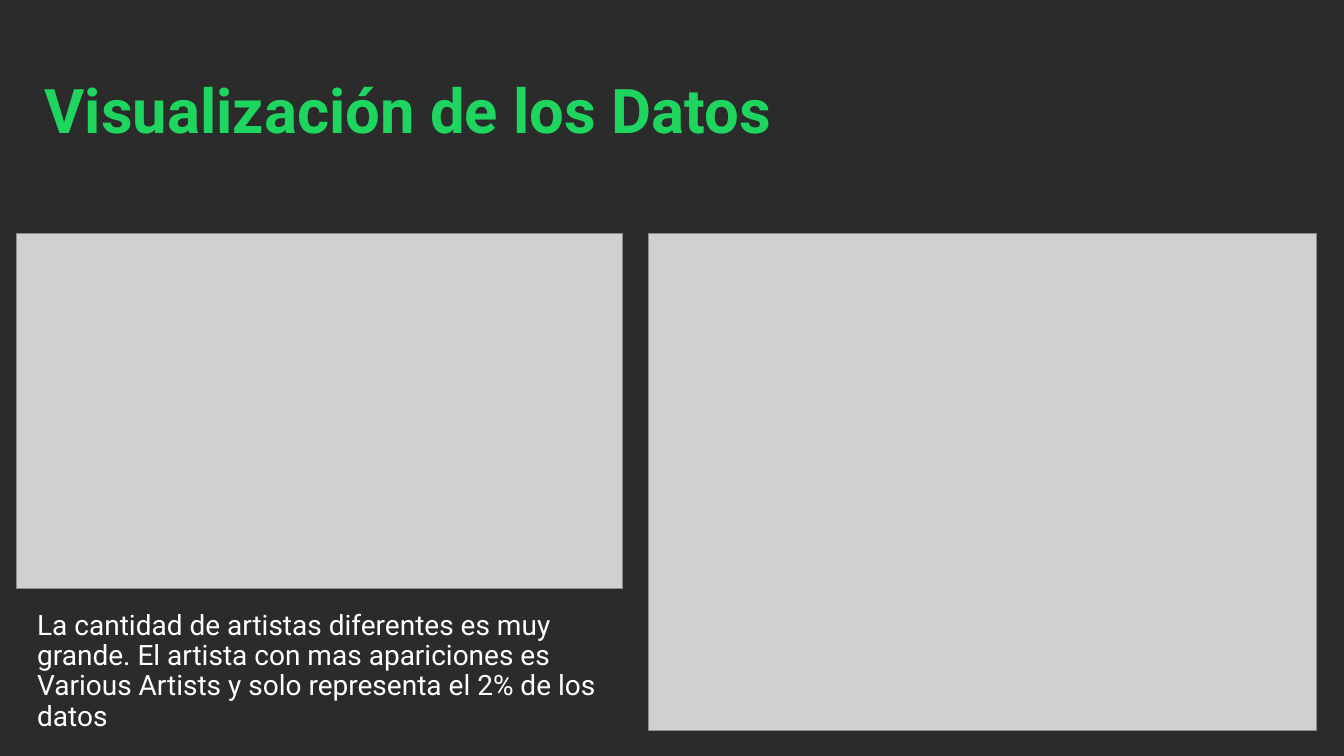
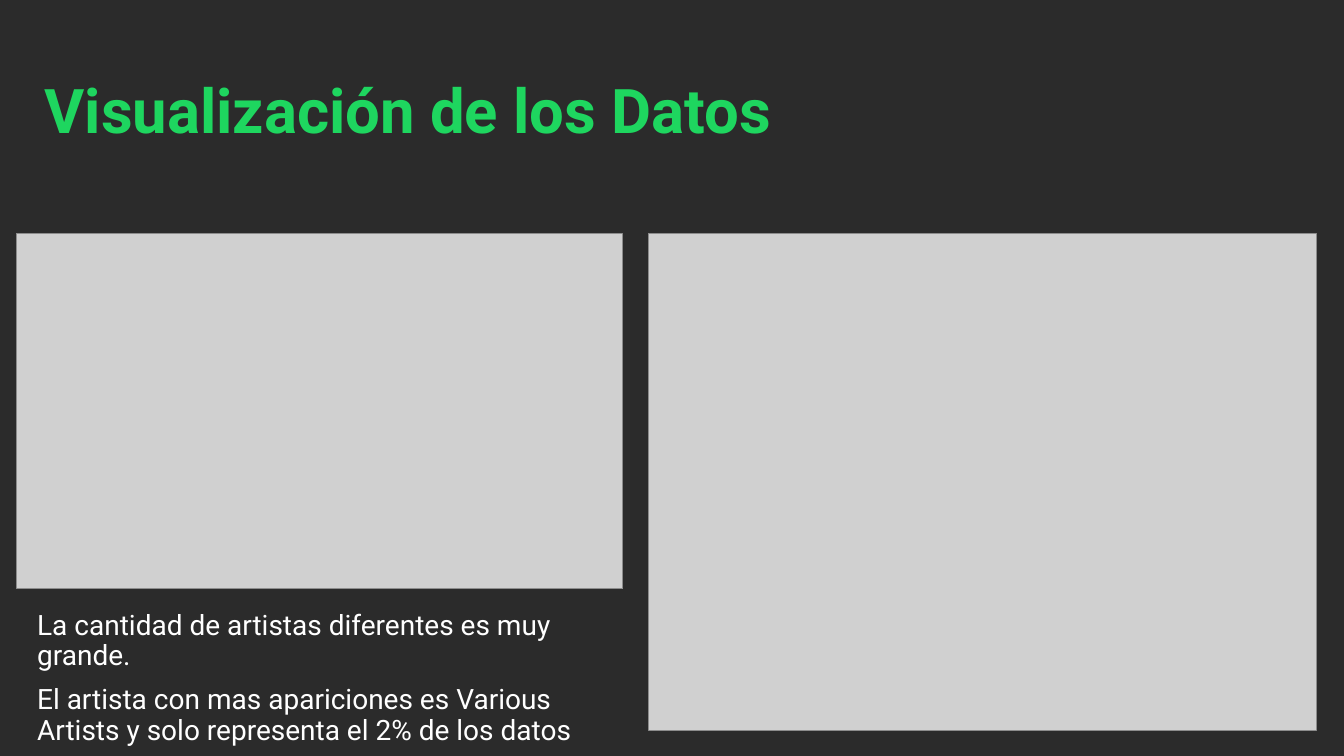
Before and after one commit to Rossana139/CoderHouse-25570-Proyecto-Spotify, a slide deck: slide 10 of 4 - Resumen y Presentacion/ProyectoSpotify.pptx. Drawn at 1344x756 pixels with LibreOffice and Linux fonts; fonts in the diff are those of the drawing; grey boxes stand for pictures; background and template pictures are left out; a plain dark background stands for a picture behind light text. Boxes give left, top, right and bottom in pixels: in the first picture for what was removed or moved away, otherwise in the second. Text is boxed around its words. In the diff, an @@ line names an element or a change of style, - is before the commit and + after.

```diff
--- a/4 - Resumen y Presentacion/ProyectoSpotify.pptx
+++ b/4 - Resumen y Presentacion/ProyectoSpotify.pptx
@@ text at [37,613,571,746]: text changed @@
-La cantidad de artistas diferentes es muy grande. El artista con mas apariciones es Various Artists y solo representa el 2% de los datos
+La cantidad de artistas diferentes es muy grande.
+El artista con mas apariciones es Various Artists y solo representa el 2% de los datos
```
Also in this commit, not shown: 4 other slides changed, 3 slides added, 8 other files.
